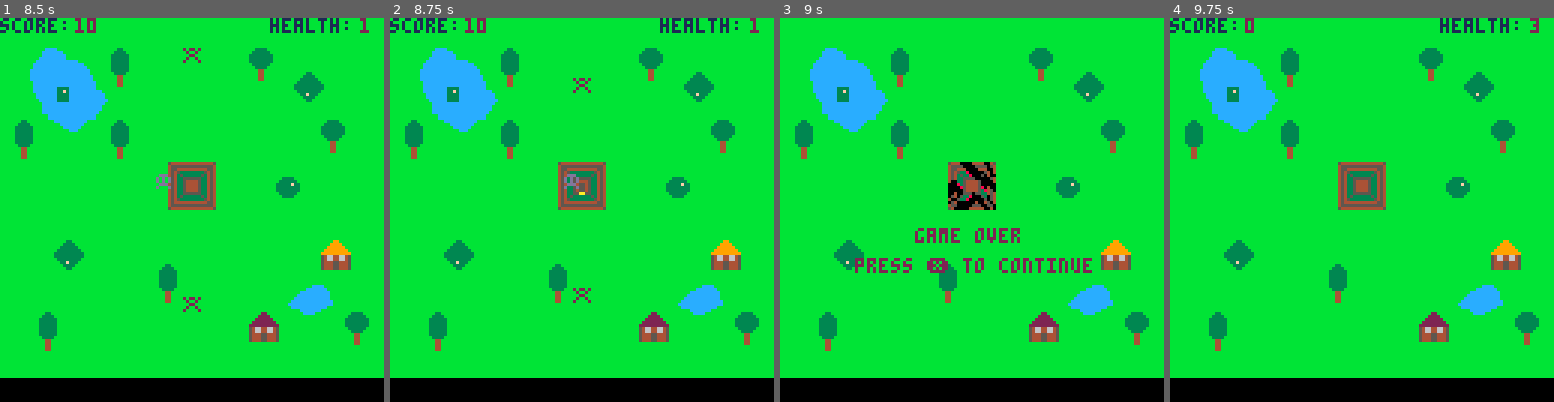
Above: before the commit, frames 1-4 (left to right).
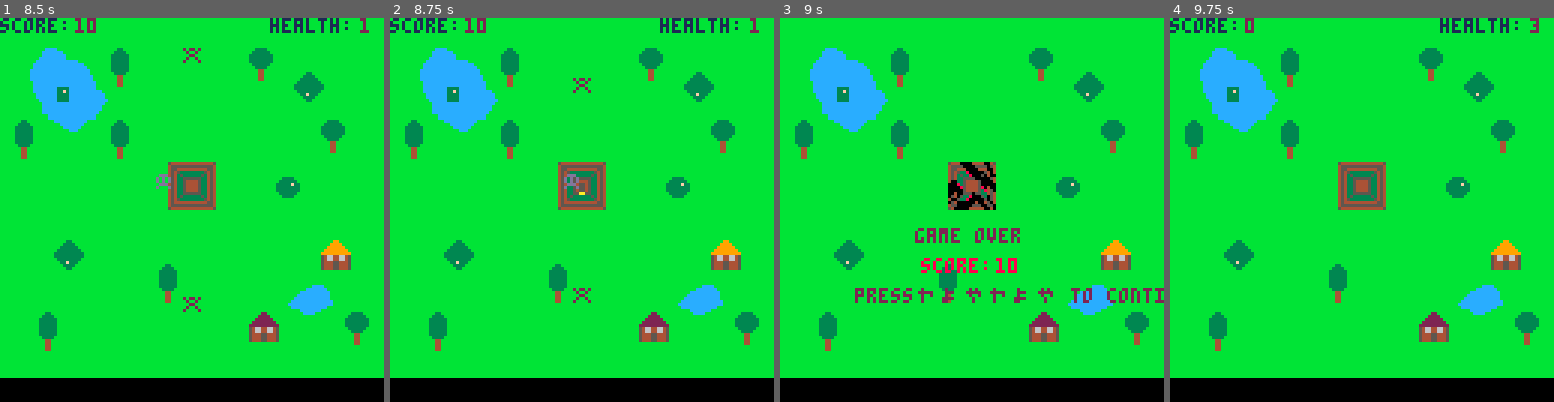
Above: after the commit, the same moments.

Repository: dollproxy/C3P0SGames
Game: PICO-8 cartridge spaceship.p8
Same seed, same stepped clock (60 frames per second), same inputs: the game is played once before the commit and once after it.
Inputs:
- Up to frame 1 (8.5 s): tap X (X key) at 0.33, 1.07, 1.85, 2.97, 4.08, 5.2, 6.32, 7.43 s; hold Right 1.6-2.1 s; hold Up 2.15-2.42 s; hold Right 2.47-3.03 s; hold Left 3.08-3.58 s; hold Down 3.63-3.97 s; hold Right 4.02-4.68 s; hold Up 4.73-5.03 s; hold Left 5.08-5.68 s; hold Down 5.73-6.03 s; hold Right 6.08-6.58 s; hold Right 6.63-7.13 s; hold Up 7.18-7.45 s; hold Right 7.5-8.07 s; hold Left from 8.12 s (still down)
- Up to frame 2 (8.75 s): tap X (X key) at 8.55 s; release Left at 8.62 s; hold Down from 8.67 s (still down)
- Up to frame 3 (9 s): keep holding Down
- Up to frame 4 (9.75 s): release Down at 9 s; hold Right 9.05-9.72 s; tap X (X key) at 9.67 s

Frames 1-2 are identical in both runs. In frame 3, 2.4% of the frame differs, in the area x 19-100%, y 62-75%; in frame 4, nothing differs.

Commit message:
algumas tweaks

Diff:
--- a/spaceship.p8
+++ b/spaceship.p8
@@ -45,6 +45,7 @@
 	}
 	add(bullets,bullet)
 	bc = 0
+	sfx(0)
 end
 
 function spawn (sprite,sx,sy,dix,diy)
@@ -157,7 +158,9 @@
 	mset(7,7,115)
 	mset(8,7,116)
 	print("game over",45,70,2)
-	print("press ❎ to continue",25,80,2)
+	print("score: " ,47,80,8)
+	print(fort.points,72,80,8)
+	print("press�� to continue",25,90,2)
 	end
 
 function update_gameover()
Not shown, changed: the sound effects (__sfx__) section of spaceship.p8
